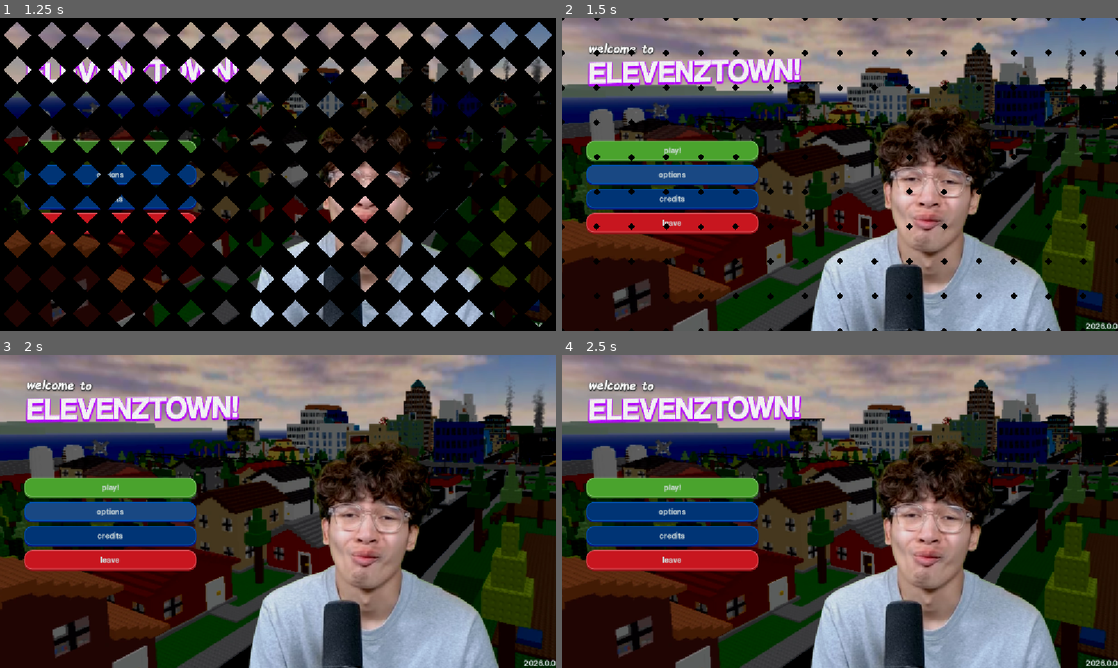
Above: before the commit, frames 1-4 (two rows, left to right).
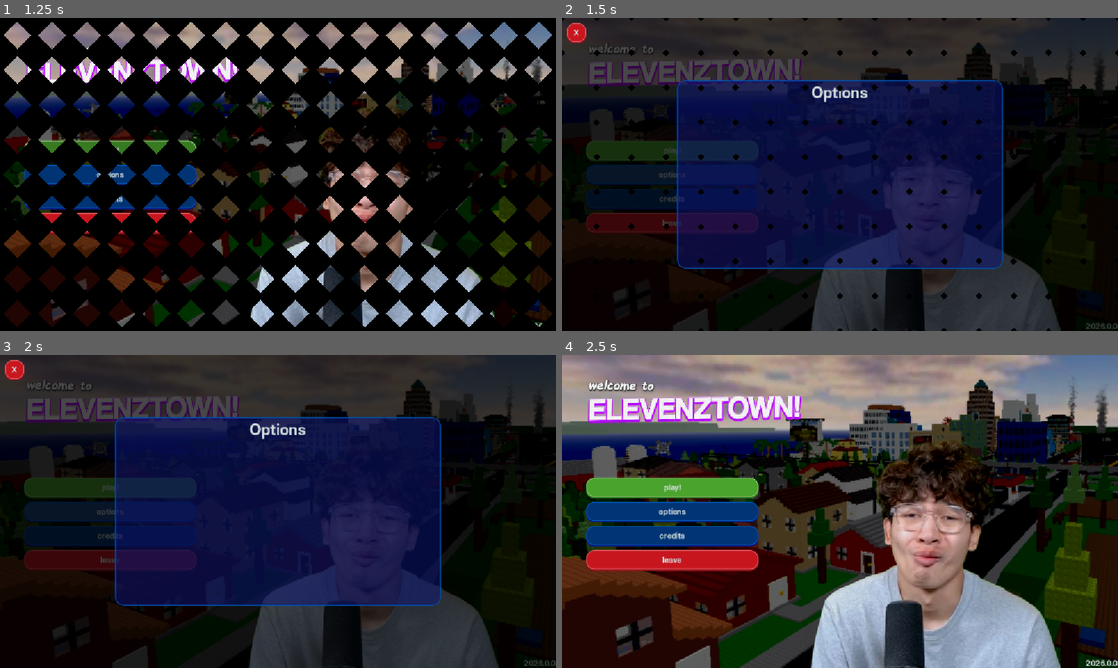
Above: after the commit, the same moments.

Repository: TrueDotBin/ELEVENZTOWN
Game: Godot game, scene res://scenes/ui/splash.tscn
Two runs of this game, one before a commit and one after it. Both use one fixed random seed, a clock stepped at 60 frames per second and the inputs below. Video files are missing from this copy of the repository; at most half a second of black plays in their place. Sound files missing from this copy of the repository are replaced by a short silence.
Inputs (mouse positions are in pixels of both pictures, inside the frame that each line leads up to):
- Up to frame 1 (1.25 s): tap Enter at 0.5 s; move the mouse to (400, 158) at 0.52 s
- Up to frame 2 (1.5 s): click "options" at 1.25 s
- Up to frame 3 (2 s): no input
- Up to frame 4 (2.5 s): click (578, 370) at 2 s, where only the run after the commit has a clickable "X"

Frame 1 is identical in both runs. In frame 2, 84% of the frame differs, in the area x 0-100%, y 0-100%; in frame 3, 86%; in frame 4, nothing differs.

Commit message:
Wire up options button

Diff:
--- a/scenes/ui/overlays/settings.tscn
+++ b/scenes/ui/overlays/settings.tscn
@@ -1,7 +1,11 @@
 [gd_scene format=3 uid="uid://cqb2wxge01xqe"]
+
+[ext_resource type="Script" uid="uid://ral814gi6ibp" path="res://scripts/ui/settings.gd" id="1_r46ri"]
+[ext_resource type="Script" uid="uid://dkescnstkjc1s" path="res://scripts/ui/effects/button_effects.gd" id="2_j7vsh"]
 
 [node name="Settings" type="CanvasLayer" unique_id=575126616]
 process_mode = 3
+script = ExtResource("1_r46ri")
 
 [node name="UIRoot" type="Control" parent="." unique_id=1961007256]
 layout_mode = 3
@@ -67,3 +71,20 @@
 text = "Options"
 horizontal_alignment = 1
 vertical_alignment = 1
+
+[node name="CloseSettingsButton" type="Button" parent="UIRoot" unique_id=725387809]
+layout_mode = 1
+anchors_preset = -1
+anchor_left = 0.009000001
+anchor_top = 0.015000001
+anchor_right = 0.009000001
+anchor_bottom = 0.015000001
+offset_left = -0.36800098
+offset_top = 0.27999973
+offset_right = 39.632
+offset_bottom = 40.28
+theme_type_variation = &"DangerButton"
+text = "X"
+script = ExtResource("2_j7vsh")
+
+[connection signal="pressed" from="UIRoot/CloseSettingsButton" to="." method="_on_close_settings_button_pressed"]
--- a/scripts/autoload/game_manager.gd
+++ b/scripts/autoload/game_manager.gd
@@ -10,8 +10,13 @@
 func _ready() -> void:
     print("WELCOME TO ELEVENZTOWN!")
 
+    OverlayManager.add_overlay("options", OverlayLibrary.SETTINGS)
+
 func quit_game() -> void:
     print("[ELEVENZTOWN] Quitting...")
 
     SettingsManager.save_settings()
     get_tree().quit()
+
+func show_options() -> void:
+    OverlayManager.show_overlay("options")
--- a/scripts/autoload/overlay_manager.gd
+++ b/scripts/autoload/overlay_manager.gd
@@ -29,8 +29,7 @@
     else:
         add_child(node)
 
-    if node.has_signal("closed"):
-        node.closed.connect(func(): hide_overlay(key))
+    node.hide()
 
 func hide_overlay(key: String) -> void:
     if key not in _overlays:
--- a/scripts/ui/main_menu.gd
+++ b/scripts/ui/main_menu.gd
@@ -12,6 +12,7 @@
 func _connect_button_signals() -> void:
 	leave_button.pressed.connect(GameManager.quit_game)
 	credits_button.pressed.connect(credits_panel.show)
+	options_button.pressed.connect(GameManager.show_options)
 
 func _ready() -> void:
 	AudioManager.play_music(main_menu_song)
--- /dev/null
+++ b/scripts/ui/settings.gd
@@ -0,0 +1,4 @@
+extends CanvasLayer
+
+func _on_close_settings_button_pressed() -> void:
+	hide()
Not shown, added: scripts/ui/settings.gd.uid
